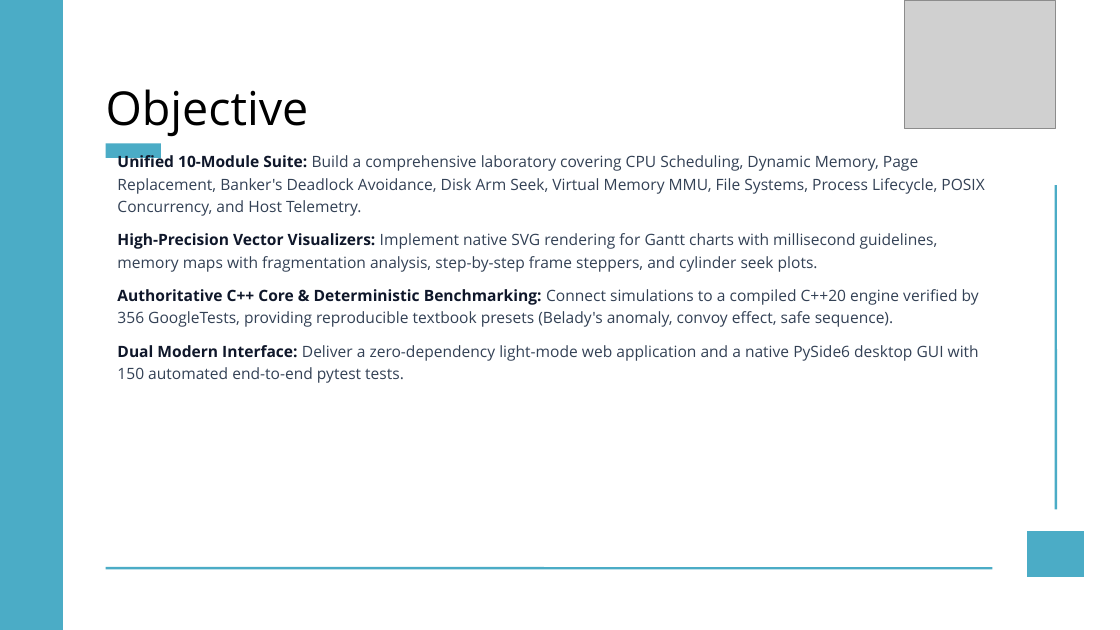
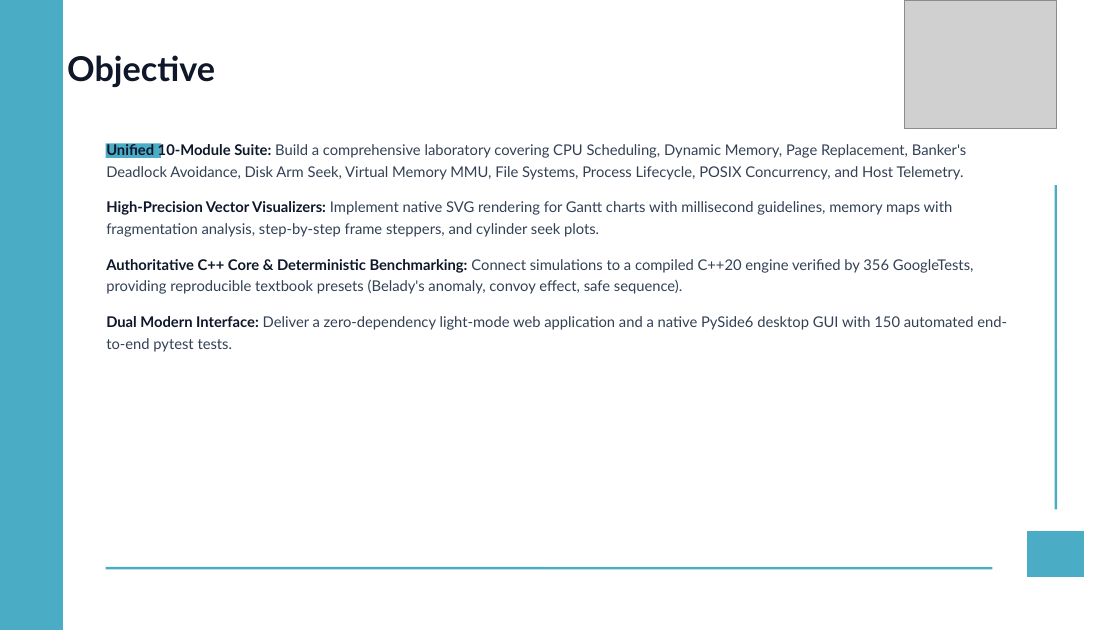
Before and after one commit to Manthan270706/OScope-Operating_Systems_Simulation, a slide deck: slide 5 of Mid Sem PPT.pptx. Drawn at 1120x630 pixels with LibreOffice and Linux fonts; fonts in the diff are those of the drawing; grey boxes stand for pictures. Boxes give left, top, right and bottom in pixels: in the first picture for what was removed or moved away, otherwise in the second. Text is boxed around its words. In the diff, an @@ line names an element or a change of style, - is before the commit and + after.

Commit message:
docs: format presentation with Lato and Lato Bold fonts and optimize slide layouts

```diff
--- a/Mid Sem PPT.pptx
+++ b/Mid Sem PPT.pptx
@@ text "Objective": place and size @@
-text "Objective" at [106,89,309,137]
+text "Objective" at [67,55,215,87]
@@ text "Objective" at [67,55,215,87]: size 60 to 44 pt, font Open Sans to Lato, text colour #000000 to #0F172A, bold on; line spacing 102.5pt to 1 @@
@@ text "Unified 10-Module Suite: Build a ...": place and size @@
-text "Unified 10-Module Suite: Build a ..." at [117,153,984,383]
+text "Unified 10-Module Suite: Build a ..." at [106,142,1007,352]
@@ text "Unified 10-Module Suite: Build a ..." at [106,142,1007,352]: size 20 to 19 pt, font Open Sans to Lato; line spacing 1.2 to 1.22; more space between paragraphs @@
```
Also in this commit, not shown: 8 other slides changed, 1 other file.
